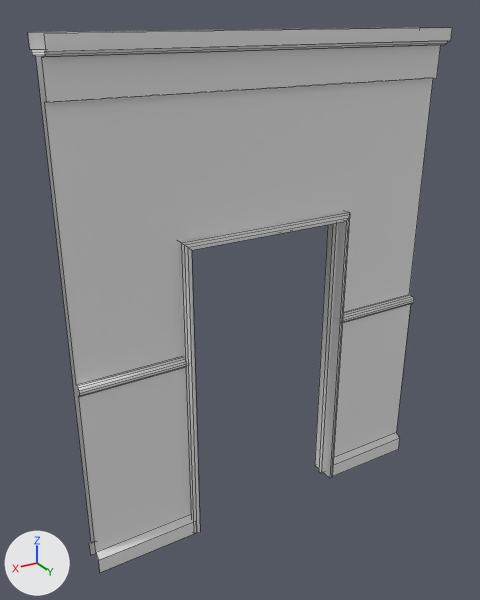
What one commit did to the FBX model HoodwinkProject/Assets/_Hoodwink/Models/Environment/env_f&b_doorframe.fbx.
The view is the same before and after, from a camera (50 mm lens) standing at (1.05, 3.89, 3.84) and looking at (-1.34, -0.09, 1.86). Arrows for +X, +Y and +Z are at lower left; the lights stay in place. Mesh edges are drawn as thin lines.

Names of what the first picture shows: 'env_f&b_doorframe'.
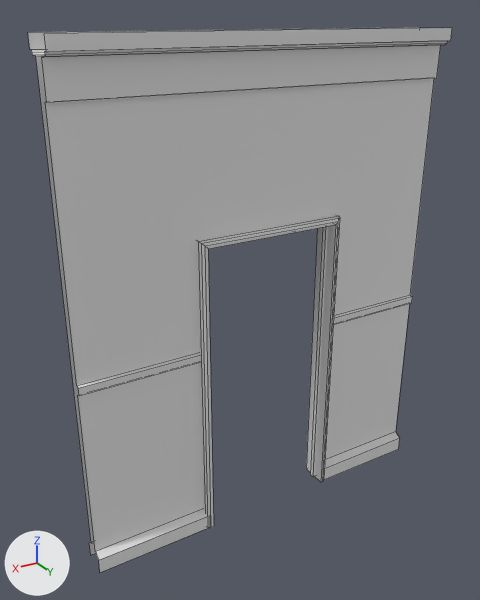
What differs and where, as boxes (x1, y1, x2, y2) in the pictures (480 x 600 px; the box of a moved part takes in the faces that stretch with it):
'env_f&b_doorframe', reshaped, turned, rescaled: (28, 27, 452, 573) in both
part 1 of me_plane_022, moved or reshaped: (28, 27, 420, 555) in both
part 2 of me_plane_022, moved or reshaped: before (178, 211, 350, 533); after (196, 215, 340, 528)
part 3 of me_plane_022, moved or reshaped: before (319, 223, 338, 474); after (310, 226, 328, 477)
part 4 of me_plane_022, added: after (42, 28, 452, 573)
part 5 of me_plane_022, deleted: before (42, 28, 452, 573)

The change, as a list of edits to the scene's bpy script:
```text
Change me_plane_022:
    used by ob_env_f_b_doorframe; location = (0.0, 0.0, 0.0); rotation_euler = (1.571, 0.0, 0.0), in degrees (90, 0, 0); scale = (0.01, 0.01, 0.01)
    remove me_plane_022.from_pydata(...)  # 144 vertices, 82 faces; spans x -300.0..0.0, y 0.0..375.0, z -16.0..16.0
    add me_plane_022.from_pydata(...)  # 124 vertices, 74 faces; spans x -3.0..0.0, y 0.0, z 0.0..4.0
    me_plane_022 part 1: the loose piece of 28 vertices spanning x -300.0..0.0, y 0.0..375.0, z 5.0..16.0 is turned 90 degrees about the x axis through the mesh origin and scaled by 0.00995
    me_plane_022 part 2: the loose piece of 32 vertices spanning x -221.0..-79.0, y 0.0..245.0, z -11.0..11.0 is turned 90 degrees about the x axis through the mesh origin and scaled by 0.00956
    me_plane_022 part 3: the loose piece of 16 vertices spanning x -218.0..-82.0, y 0.0..242.0, z -2.0..2.0 is turned 90 degrees about the x axis through the mesh origin and scaled by 0.00956
    me_plane_022 part 4: a new loose piece of 48 vertices spanning x -3.0..0.0, y 0.0, z 0.0..4.0, in mat_material_003 (its picture is missing)
    me_plane_022 part 5
    68 vertices are removed from x -300.0..0.0, y 0.0..375.0, z -16.0..-3.0
    31 faces are deleted
Change ob_env_f_b_doorframe:
    ob_env_f_b_doorframe.rotation_euler: (1.571, 0.0, 0.0) -> (0.0, 0.0, 0.0)  # degrees (90, 0, 0) -> degrees (0, 0, 0)
    ob_env_f_b_doorframe.scale: (0.01, 0.01, 0.01) -> (1.0, 1.0, 1.0)
```
